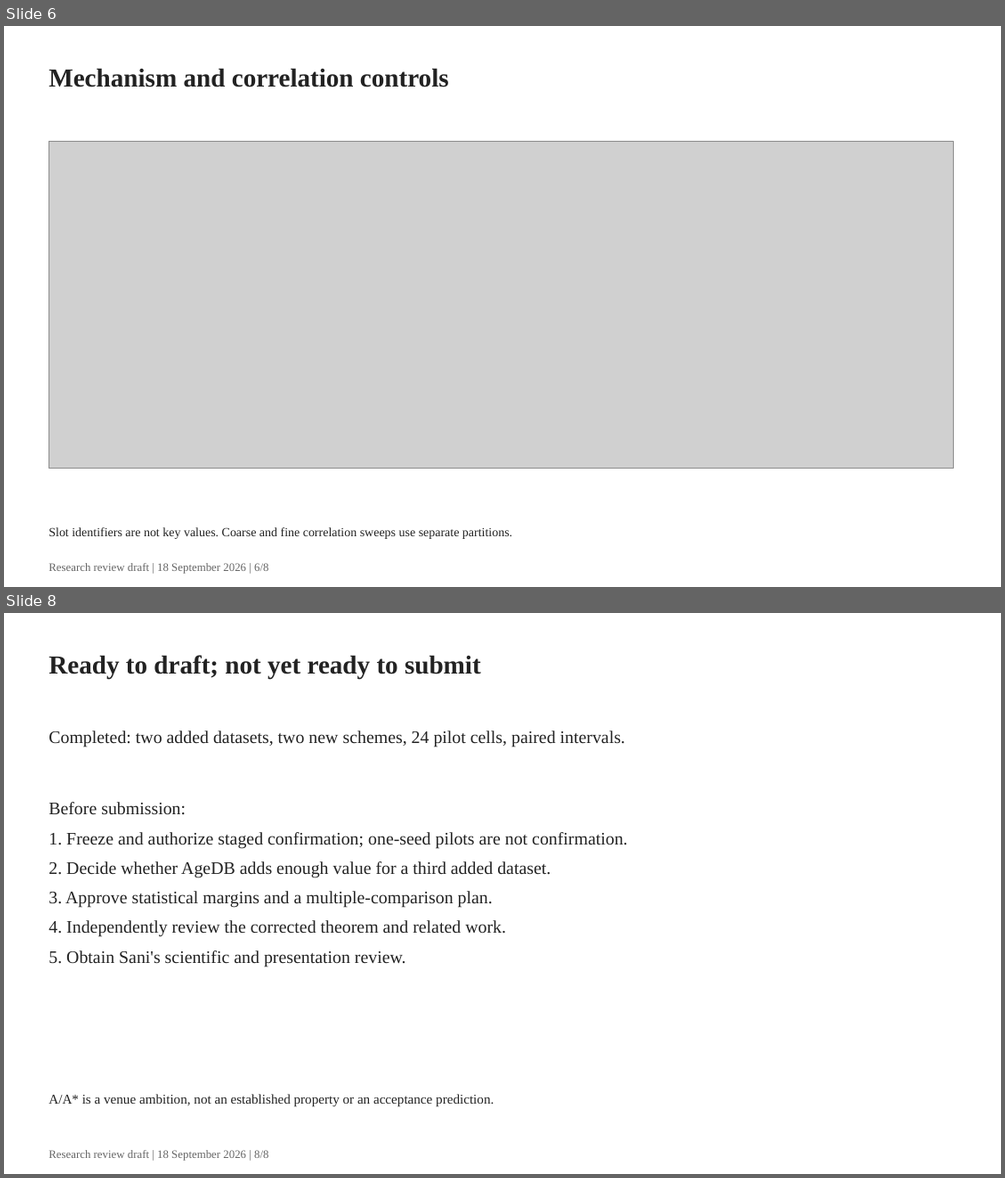
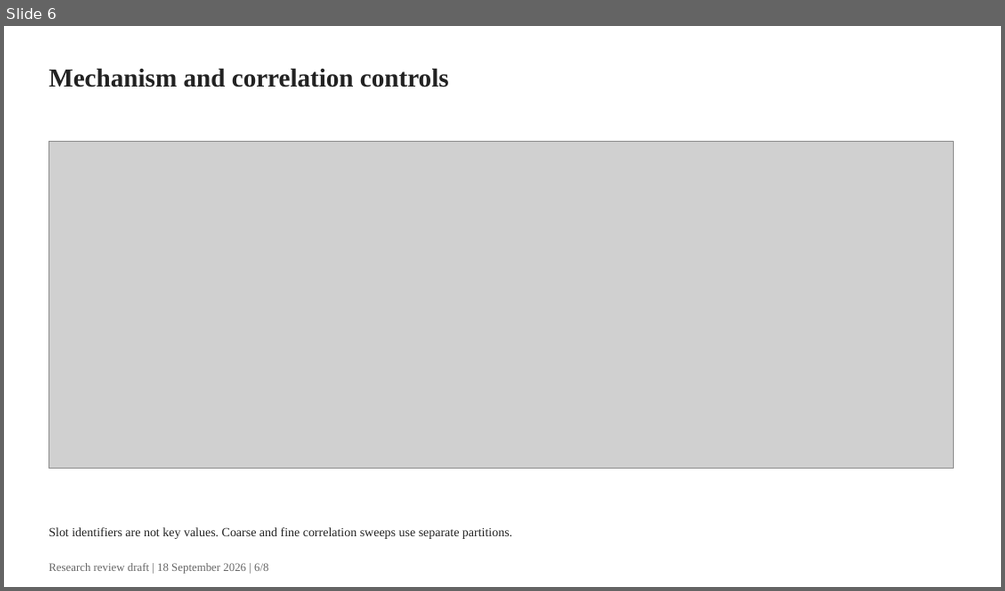
Before and after one commit to gigioneggiando/biometric-template-leakage, a slide deck: reports/slides/research_review.pptx. Shown one above the other, each under a label of ours: slides 6 and 8 before the commit, slide 6 after it; the slides between them are not shown. The pictures are 1005x1178 and 1005x591 pixels, drawn with LibreOffice and Linux fonts; fonts in the diff are those of the drawing; grey boxes stand for pictures. Boxes give left, top, right and bottom in pixels: in the first picture for what was removed or moved away, otherwise in the second. Text is boxed around its words. In the diff, an @@ line names an element or a change of style, - is before the commit and + after.

```diff
--- a/reports/slides/research_review.pptx
+++ b/reports/slides/research_review.pptx
@@ slide 8 removed at <box>4,613,1001,1174</box>, background #FFFFFF @@
@@ text removed at <box>48,655,481,678</box> @@
-Ready to draft; not yet ready to submit
@@ text removed at <box>48,730,625,747</box> @@
-Completed: two added datasets, two new schemes, 24 pilot cells, paired intervals.
@@ text removed at <box>48,802,627,967</box> @@
-Before submission:
-1. Freeze and authorize staged confirmation; one-seed pilots are not confirmation.
-2. Decide whether AgeDB adds enough value for a third added dataset.
-3. Approve statistical margins and a multiple-comparison plan.
-4. Independently review the corrected theorem and related work.
-5. Obtain Sani's scientific and presentation review.
@@ text removed at <box>48,1094,494,1107</box> @@
-A/A* is a venue ambition, not an established property or an acceptance prediction.
@@ text removed at <box>48,1150,268,1160</box> @@
-Research review draft | 18 September 2026 | 8/8
```
Also in this commit, not shown: 4 slides changed, 1 slide added, 55 other files.
